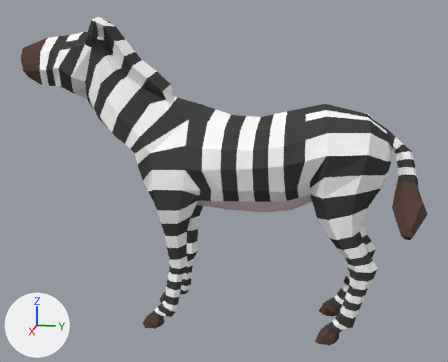
Before and after pictures for a commit that changed the Blender file Assets/Sabana/zebra.blend.
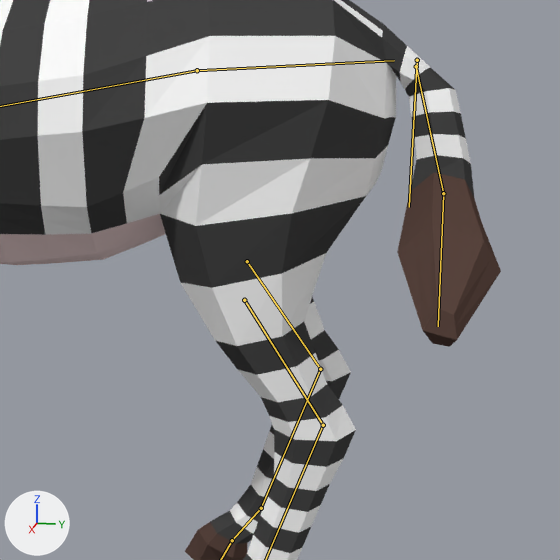
Each version is shown whole from a 50 mm lens placed at (11.86, 1.43, 6.05), pointed at (0.22, -0.89, 3.14), then close up on the part from 57% to 100% of the width and 33% to 87% of the height. Every picture has the same lights, and +X, +Y and +Z are marked at lower left. Both versions are drawn at frame 150 of the action 'IDLE'; the numbers are the values there. The bones that bend it are drawn over the model as lines in the close-ups.

The first close-up shows 'caballo'.
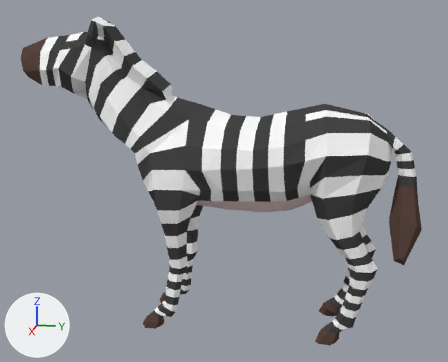
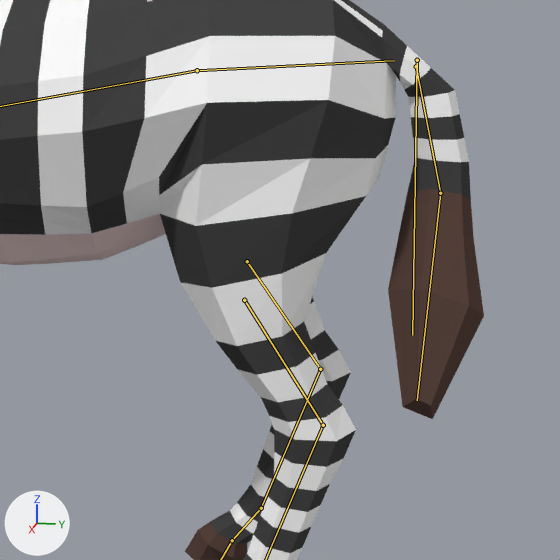
The change in detail:
Bone 'tail' (bone_tail) turns from (1, -5, -19) to (0, -2, -6) degrees about its own x, y and z.
Bone 'tail-CTRL' (bone_tail_ctrl) turns from (1, 3, 49) to (0, 1, 17) degrees about its own x, y and z.

Changed parts and their boxes [x1, y1, x2, y2] in the close-ups (560 x 560 px):
'caballo', posed
    before: [0, 0, 501, 560]
    after: [0, 0, 484, 560]
bone 'tail', root to tip
    before: (416, 66) to (443, 193)
    after: (416, 66) to (440, 193)
bone 'tail-CTRL', root to tip
    before: (417, 60) to (409, 207)
    after: (417, 60) to (412, 335)
